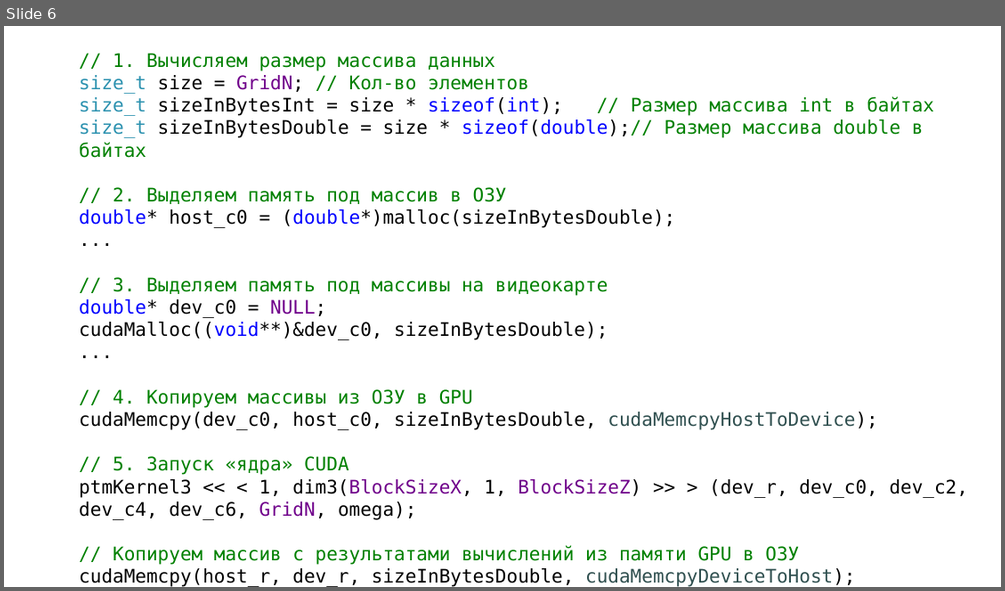
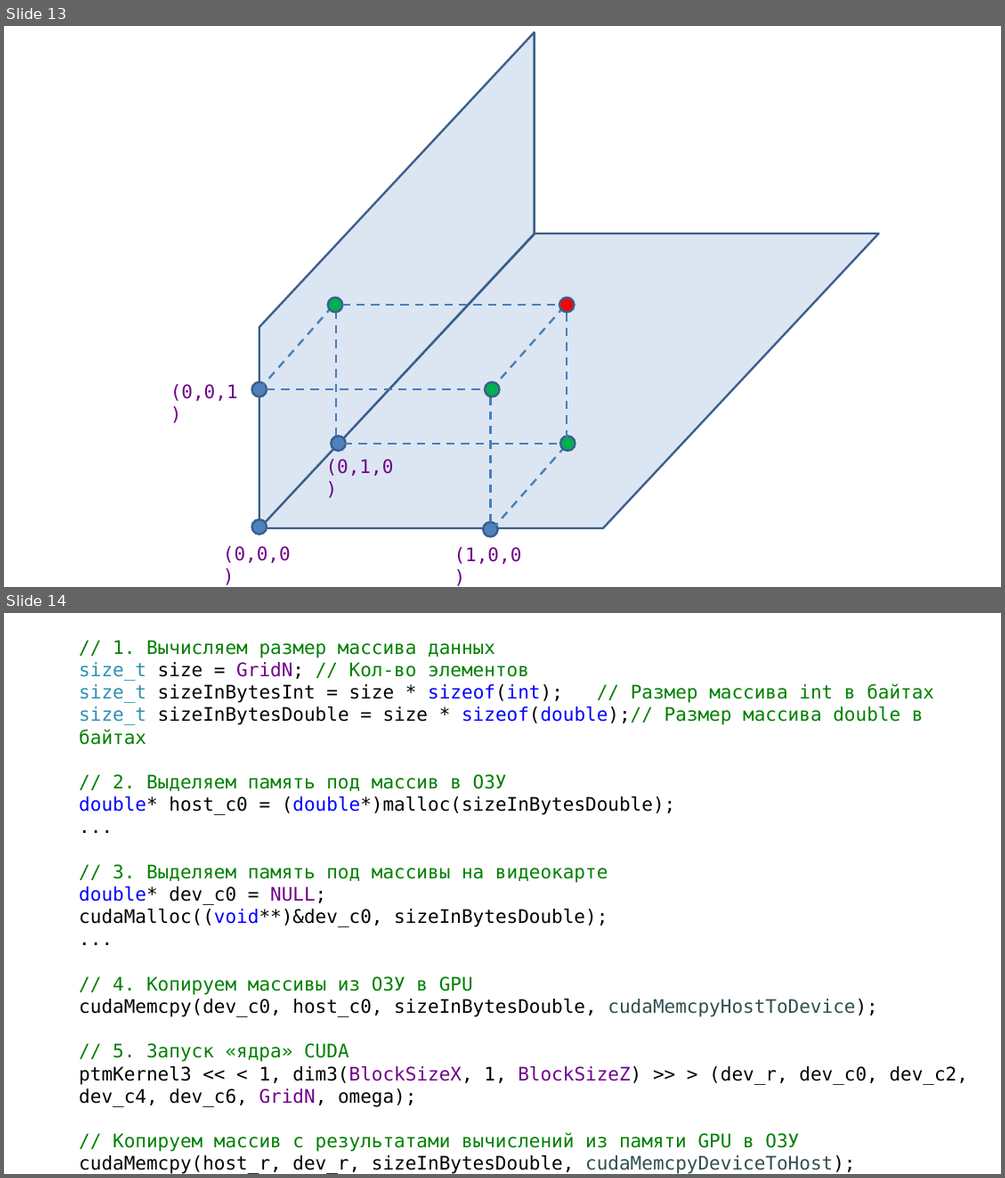
Before and after one commit to LitvinovVN/CudaLearning, a slide deck: _09_PtmConvTest/ptm conveyor.pptx. Shown one above the other, each under a label of ours: slide 6 before the commit, slides 13 and 14 after it. The pictures are 1005x591 and 1005x1178 pixels, drawn with LibreOffice and Linux fonts; fonts in the diff are those of the drawing. Boxes give left, top, right and bottom in pixels: in the first picture for what was removed or moved away, otherwise in the second. Text is boxed around its words. In the diff, an @@ line names an element or a change of style, - is before the commit and + after.

```diff
--- a/_09_PtmConvTest/ptm conveyor.pptx
+++ b/_09_PtmConvTest/ptm conveyor.pptx
@@ slide 13 added at <box>4,26,1001,587</box>, background #FFFFFF @@
@@ parallelogram added at <box>259,32,534,528</box>, fill #DCE6F2, outline #3A5F8C 2 pt @@
@@ parallelogram added at <box>259,233,878,528</box>, fill #DCE6F2, outline #3A5F8C 2 pt @@
@@ line added from (259, 389) to (335, 304), #4B7EBC 2 pt dashed @@
@@ ellipse added at <box>328,297,343,313</box>, fill #00B050, outline #3A5F8C 2 pt @@
@@ line added from (336, 435) to (336, 304), #4B7EBC 2 pt dashed @@
@@ line added from (342, 305) to (566, 305), #4B7EBC 2 pt dashed @@
@@ line added from (491, 389) to (567, 304), #4B7EBC 2 pt dashed @@
@@ ellipse added at <box>559,297,574,313</box>, fill #FF0000, outline #3A5F8C 2 pt @@
@@ line added from (566, 438) to (566, 305), #4B7EBC 2 pt dashed @@
@@ text added at <box>170,384,238,401</box>, 18 pt, text #6F008A @@
+(0,0,1)
@@ ellipse added at <box>252,382,267,397</box>, fill #4F81BD, outline #3A5F8C 2 pt @@
@@ line added from (267, 389) to (491, 389), #4B7EBC 2 pt dashed @@
@@ ellipse added at <box>485,382,500,397</box>, fill #00B050, outline #3A5F8C 2 pt @@
@@ line added from (491, 522) to (491, 389), #4B7EBC 2 pt dashed @@
@@ ellipse added at <box>331,435,346,451</box>, fill #4F81BD, outline #3A5F8C 2 pt @@
@@ line added from (344, 443) to (568, 443), #4B7EBC 2 pt dashed @@
@@ line added from (493, 529) to (568, 443), #4B7EBC 2 pt dashed @@
@@ ellipse added at <box>560,435,575,451</box>, fill #00B050, outline #3A5F8C 2 pt @@
@@ text added at <box>326,459,394,475</box>, 18 pt, text #6F008A @@
+(0,1,0)
@@ ellipse added at <box>252,520,267,534</box>, fill #4F81BD, outline #3A5F8C 2 pt @@
@@ ellipse added at <box>484,522,498,537</box>, fill #4F81BD, outline #3A5F8C 2 pt @@
@@ text added at <box>223,546,291,563</box>, 18 pt, text #6F008A @@
+(0,0,0)
@@ text added at <box>454,547,522,564</box>, 18 pt, text #6F008A @@
+(1,0,0)
@@ what was slide 6 is now slide 14 @@
```
Also in this commit, not shown: 1 slide changed, 7 other slides added.
